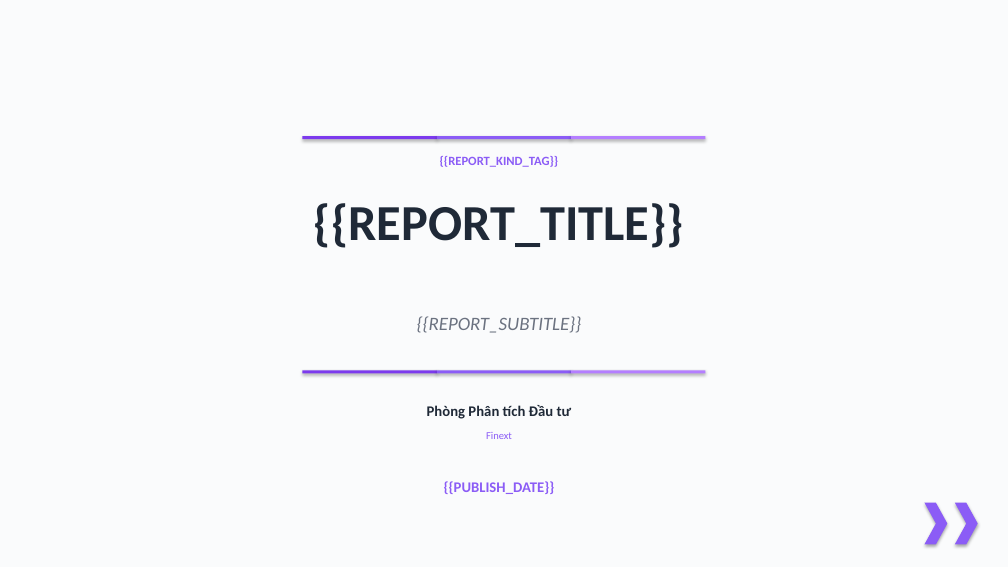
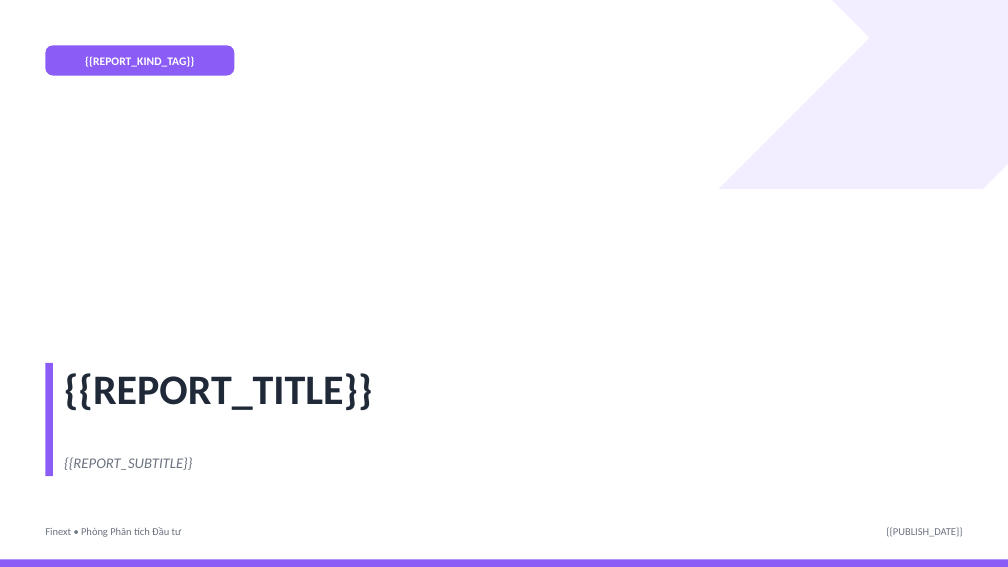
Before and after one commit to twan507/claude-project, a slide deck: slide 5 of template_agent/TEMPLATE_FINEXT.pptx. Drawn at 1008x567 pixels with LibreOffice and Linux fonts; fonts in the diff are those of the drawing. Boxes give left, top, right and bottom in pixels: in the first picture for what was removed or moved away, otherwise in the second. Text is boxed around its words. In the diff, an @@ line names an element or a change of style, - is before the commit and + after.

```diff
--- a/template_agent/TEMPLATE_FINEXT.pptx
+++ b/template_agent/TEMPLATE_FINEXT.pptx
@@ rectangle removed at (0, 0, 1008, 567) @@
@@ text "{{REPORT_KIND_TAG}}": place and size @@
-text "{{REPORT_KIND_TAG}}" at (440, 156, 559, 167)
+text "{{REPORT_KIND_TAG}}" at (85, 56, 194, 67)
@@ text "{{REPORT_KIND_TAG}}" at (85, 56, 194, 67): size 12 to 11 pt, text colour #8B5CF6 to #FFFFFF; vertical alignment top to middle @@
@@ rounded rectangle added at (45, 45, 234, 76), fill #8B5CF6 @@
@@ rectangle removed at (302, 136, 437, 139) @@
@@ rectangle removed at (437, 136, 572, 139) @@
@@ rectangle removed at (571, 136, 706, 139) @@
@@ rectangle added at (45, 363, 53, 476), fill #8B5CF6 @@
@@ text "{{REPORT_TITLE}}": place and size @@
-text "{{REPORT_TITLE}}" at (314, 203, 684, 248)
+text "{{REPORT_TITLE}}" at (64, 373, 372, 411)
@@ text "{{REPORT_TITLE}}" at (64, 373, 372, 411): size 48 to 40 pt; alignment centre to left @@
@@ rectangle removed at (302, 371, 437, 374) @@
@@ rectangle removed at (571, 371, 706, 374) @@
@@ text removed at (486, 432, 512, 439) @@
-Finext
@@ text "{{REPORT_SUBTITLE}}": place and size @@
-text "{{REPORT_SUBTITLE}}" at (417, 316, 582, 333)
+text "{{REPORT_SUBTITLE}}" at (64, 457, 192, 470)
@@ text "{{REPORT_SUBTITLE}}" at (64, 457, 192, 470): size 18 to 14 pt; alignment centre to left @@
@@ chevron removed at (925, 503, 948, 544) @@
@@ chevron removed at (955, 503, 978, 544) @@
@@ text at (45, 527, 182, 537): text changed; size 14 to 10 pt; text colour #1F2937 to #6B7280; bold off @@
-Phòng Phân tích Đầu tư
+Finext • Phòng Phân tích Đầu tư
@@ text "{{PUBLISH_DATE}}": place and size @@
-text "{{PUBLISH_DATE}}" at (444, 481, 555, 494)
+text "{{PUBLISH_DATE}}" at (886, 527, 962, 537)
@@ text "{{PUBLISH_DATE}}" at (886, 527, 962, 537): size 14 to 10 pt, text colour #8B5CF6 to #6B7280, bold off; alignment centre to right @@
@@ rectangle: place and size @@
-rectangle at (437, 371, 572, 374)
+rectangle at (0, 560, 1008, 567)
@@ rectangle at (0, 560, 1008, 567): shadow off @@
```
Also in this commit, not shown: 26 other slides changed, 1 other file.
